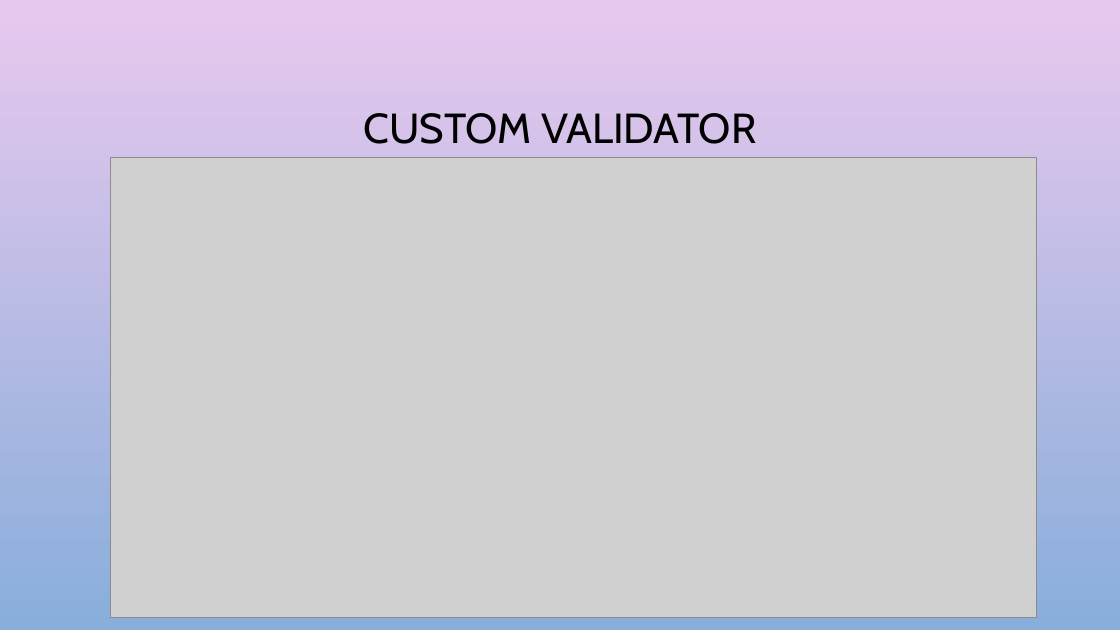
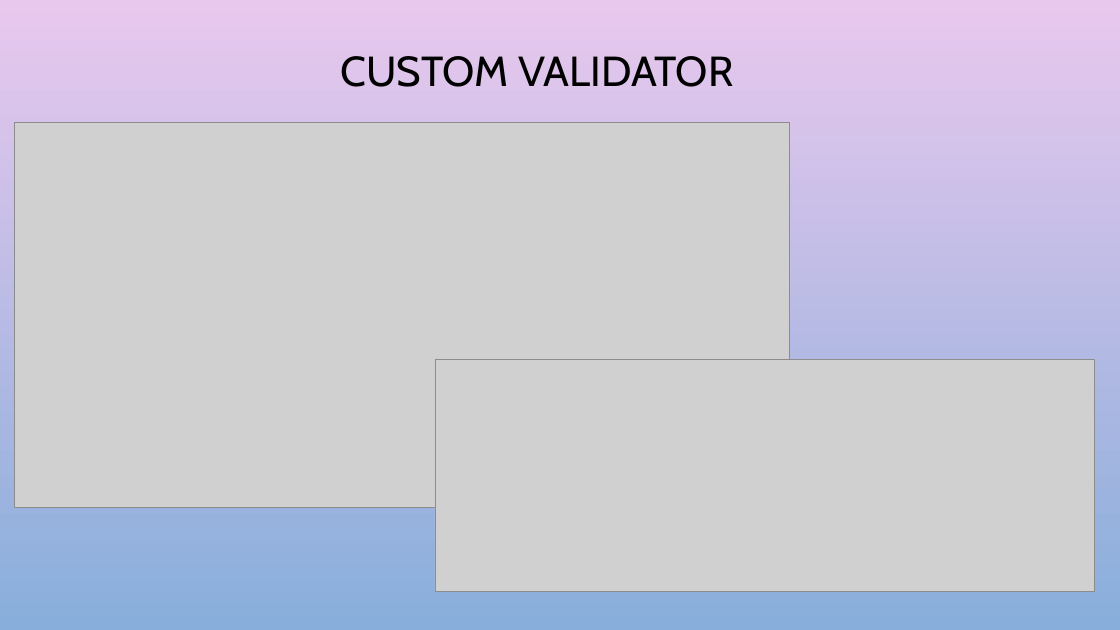
Before and after one commit to harikatakam/angular-forms, a slide deck: slide 18 of Reactive forms.pptx (slide 17 before the commit). Drawn at 1120x630 pixels with LibreOffice and Linux fonts; fonts in the diff are those of the drawing; grey boxes stand for pictures; background and template pictures are left out. Boxes give left, top, right and bottom in pixels: in the first picture for what was removed or moved away, otherwise in the second. Text is boxed around its words. In the diff, an @@ line names an element or a change of style, - is before the commit and + after.

```diff
--- a/Reactive forms.pptx
+++ b/Reactive forms.pptx
@@ title "CUSTOM VALIDATOR": place and size @@
-title "CUSTOM VALIDATOR" at <box>363,113,756,144</box>
+title "CUSTOM VALIDATOR" at <box>341,56,733,87</box>
@@ picture: place and size @@
-picture at <box>111,157,1036,618</box>
+picture at <box>14,123,789,508</box>
@@ picture added at <box>435,360,1095,592</box> @@
```
Also in this commit, not shown: 1 other slide changed, 1 slide added, 1 other file.
